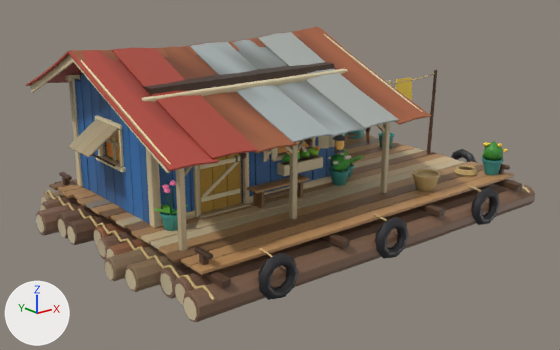
An edit to the glTF model src/assets/floating_house.glb, drawn before and after from the same camera.
Before and after are seen from a 50 mm lens placed at (-11.33, -13.86, 6.53), pointed at (-0.37, -0.16, 1.05). Every picture has the same lights, and +X, +Y and +Z are marked at lower left. The first picture is the older version. Where no turn or scale is listed for an object, it has been applied to the vertices. Vertices at exactly the same position are counted once.

The first picture shows 'floating_house'.
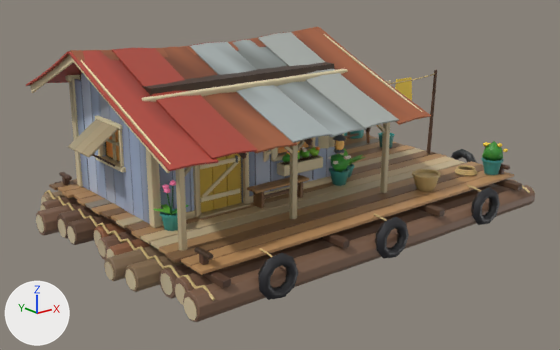
What the commit changed:
me_floating_house has 8622 vertices, 16018 faces and spans x -5.31..5.31, y -3.74..3.74, z -2.15..2.15.
me_floating_house is used by ob_floating_house; location (-0.03, 0.0, 2.13).
me_floating_house part 1: 1013 faces centred in x -4.12..0.98, y -0.84..2.64, z -1.29..1.83 are repainted in the vertex colours; the middle colour goes from blue #325a86 to grey #98a1b1.
me_floating_house part 2: 769 faces centred in x -4.12..0.96, y -0.85..2.64, z -1.29..1.83 are repainted in the vertex colours; the middle colour goes from blue #2a5c8b to greyish blue #838d9e.
me_floating_house part 3: 650 faces centred in x -4.11..0.96, y -0.84..2.64, z -1.29..1.82 are repainted in the vertex colours; the middle colour goes from dark blue #2a5379 to grey #8e95a0.

Location of each change, (x1, y1, x2, y2) in pixels of the pictures (560 x 350 px):
part 1 of me_floating_house, recoloured
    both: (74, 73, 337, 220)
part 2 of me_floating_house, recoloured
    both: (75, 79, 299, 224)
part 3 of me_floating_house, recoloured
    both: (104, 107, 327, 224)
